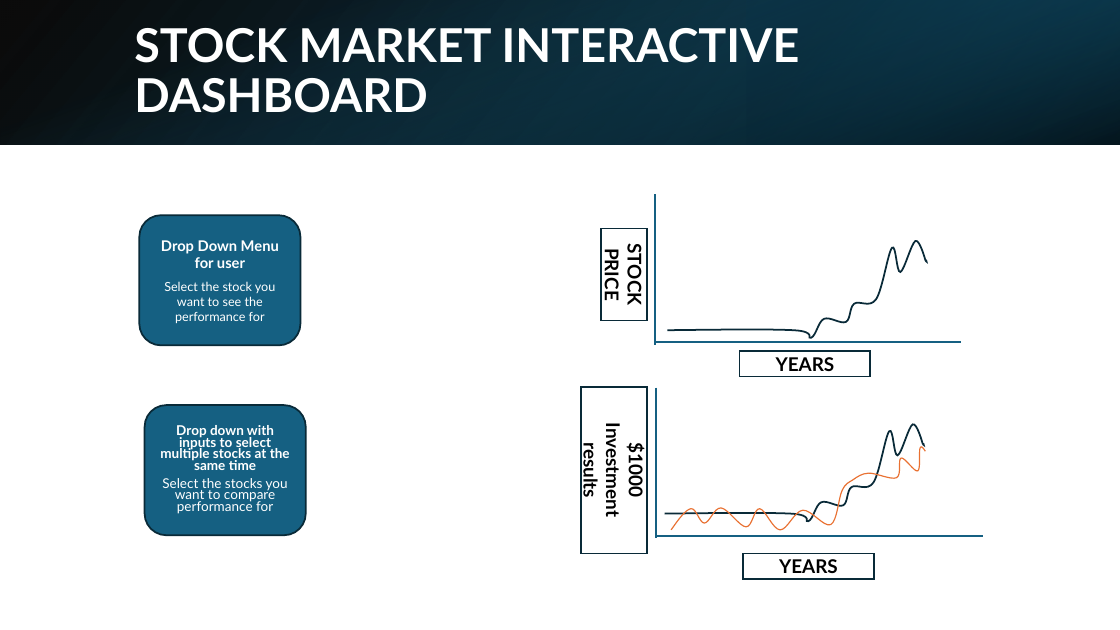
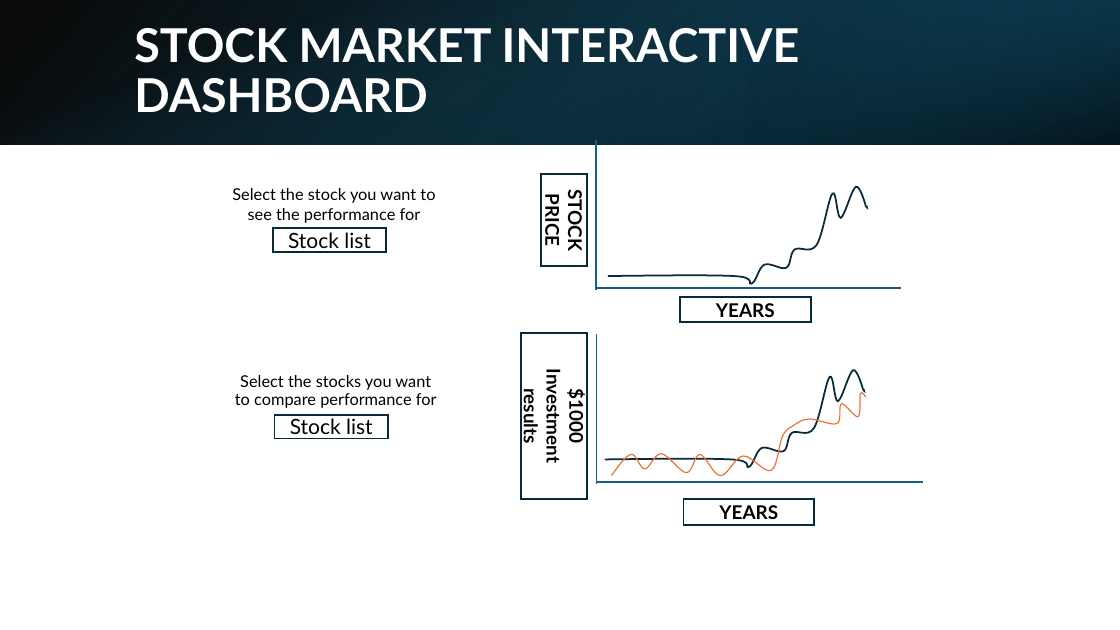
Before and after one commit to ipsitapurohit/Group-Project-3, a slide deck: slide 3 of Stock_market_dasboard_plan.pptx (slide 2 before the commit). Drawn at 1120x630 pixels with LibreOffice and Linux fonts; fonts in the diff are those of the drawing. Boxes give left, top, right and bottom in pixels: in the first picture for what was removed or moved away, otherwise in the second. Text is boxed around its words. In the diff, an @@ line names an element or a change of style, - is before the commit and + after.

```diff
--- a/Stock_market_dasboard_plan.pptx
+++ b/Stock_market_dasboard_plan.pptx
@@ text added at (x1=232, y1=188, x2=435, y2=223), 14 pt, text #000000 @@
+Select the stock you want to see the performance for
@@ rounded rectangle removed at (x1=139, y1=215, x2=301, y2=345) @@
-Drop Down Menu for user
-Select the stock you want to see the performance for
@@ rectangle added at (x1=273, y1=229, x2=386, y2=252), fill #FFFFFF, outline #092A39 1.5 pt, 18 pt, text #000000 @@
+Stock list
@@ text added at (x1=235, y1=375, x2=437, y2=408), 14 pt, text #000000 @@
+Select the stocks you want to compare performance for
@@ rounded rectangle removed at (x1=145, y1=405, x2=306, y2=535) @@
-Drop down with inputs to select multiple stocks at the same time
-Select the stocks you want to compare performance for
@@ rectangle added at (x1=275, y1=415, x2=388, y2=439), fill #FFFFFF, outline #092A39 1.5 pt, 18 pt, text #000000 @@
+Stock list
@@ 4 rectangles, 4 lines, 3 freeform shapes moved together from (x1=581, y1=194, x2=983, y2=580) to (x1=521, y1=140, x2=923, y2=525) @@
```
Also in this commit, not shown: 2 other slides changed, 2 slides added.
